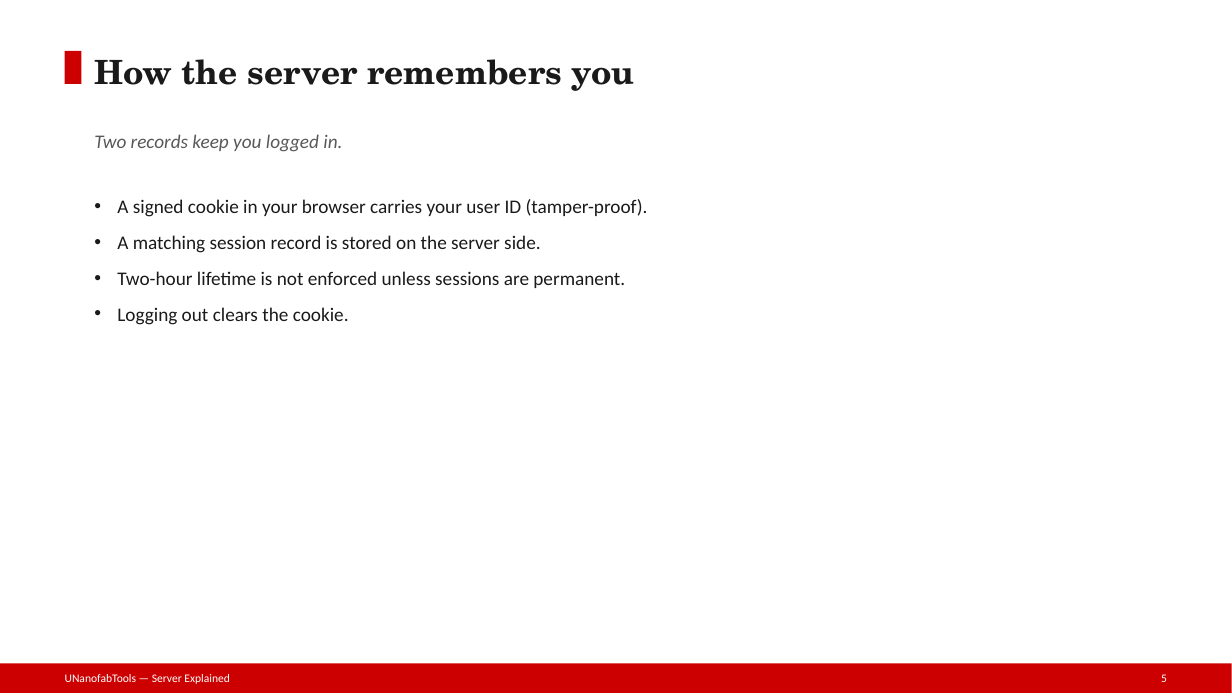
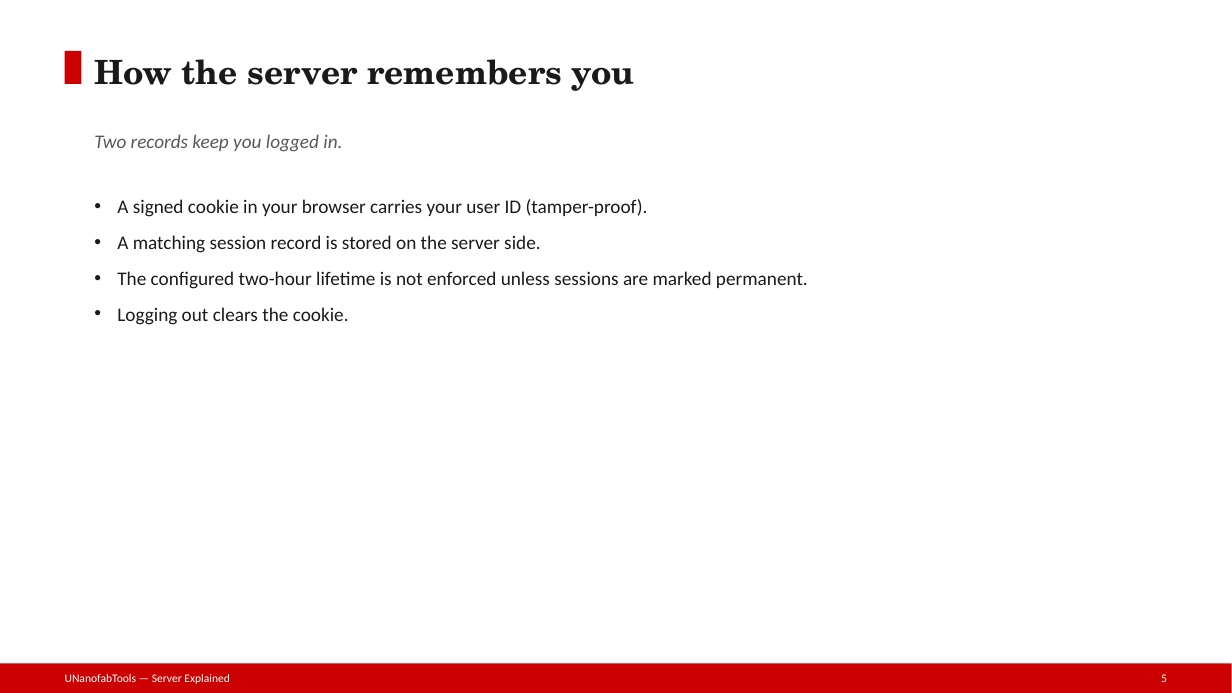
Before and after one commit to phelanhobbs/nanofab-documentation, a slide deck: slide 5 of presentation/UNanofabTools/flaskserver/slides/04-Authentication-and-Login.pptx. Drawn at 1232x693 pixels with LibreOffice and Linux fonts; fonts in the diff are those of the drawing. Boxes give left, top, right and bottom in pixels: in the first picture for what was removed or moved away, otherwise in the second. Text is boxed around its words. In the diff, an @@ line names an element or a change of style, - is before the commit and + after.

Commit message:
docs: update flaskserver + hscdownloader docs and slides for the security/robustness changes
Reflect the eight code changes across the developer reference (documentation/), the layman guides (presentation/), the Security Model deck, the known-issues tracker, and the regenerated .pptx decks: X-Session-ID allow-list on the Parylene batch endpoints, room_id keep-or-update in update_container, defensive int() on chem query params, raw-password hashing (no sanitizer) with legacy fallback, Flask-WTF CSRF protection, secure-by-default config + fail-closed SECRET_KEY, HSCDownloader per-machine isolation + request timeout, and admin self-delete / last-admin lockout guards. Regenerated 7 flaskserver decks + the HSC-Downloader tooldeck from their _build sources. Adds a .gitignore rule for slide build artifacts (node_modules / out / package files).

```diff
--- a/presentation/UNanofabTools/flaskserver/slides/04-Authentication-and-Login.pptx
+++ b/presentation/UNanofabTools/flaskserver/slides/04-Authentication-and-Login.pptx
@@ text at (117, 271, 808, 289): text changed @@
-• Two-hour lifetime is not enforced unless sessions are permanent.
+• The configured two-hour lifetime is not enforced unless sessions are marked permanent.
```
Also in this commit, not shown: 2 other slides changed, 35 other files.
